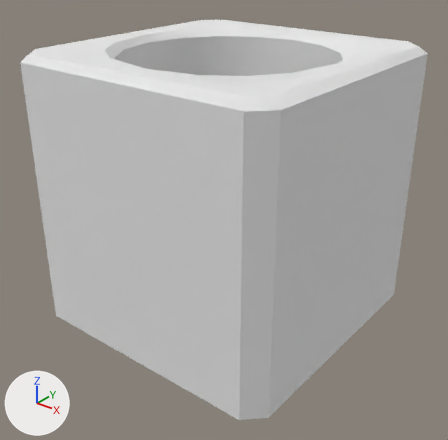
The Blender file Blender/Player.blend, before and after one commit.
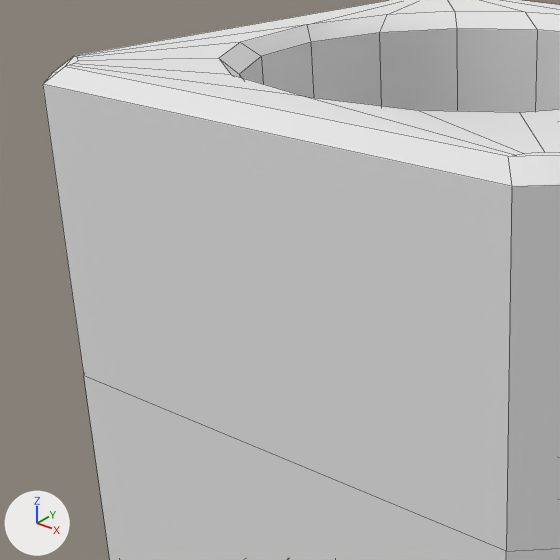
Each version is shown whole from a 50 mm lens placed at (1.274, -1.619, 0.871), pointed at (0.028, -0.062, -0.095), then close up on the part from 0% to 60% of the width and 5% to 66% of the height. Arrows for +X, +Y and +Z are at lower left; the lights stay in place. The close-ups show mesh edges as thin lines.

Script lines for the objects in view, before the commit:
```python
me_cube = bpy.data.meshes.new('Cube')
me_cube.from_pydata(...)  # 144 vertices, 128 faces; spans x -1.0..1.0, y -1.0..1.0, z -1.0..1.0
me_cube.polygons.foreach_set('use_smooth', [True] * 128)
me_cube.materials.append(mat_material)  # white #e7e7e7
ob_cube = bpy.data.objects.new('Cube', me_cube)
ob_cube.location = (0.0, 0.0, 0.0)
ob_cube.scale = (0.495, 0.495, 0.495)
_m = ob_cube.modifiers.new('EdgeSplit', 'EDGE_SPLIT')
_m.split_angle = 0.63
```
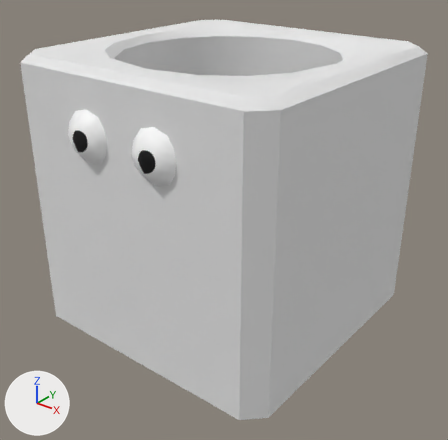
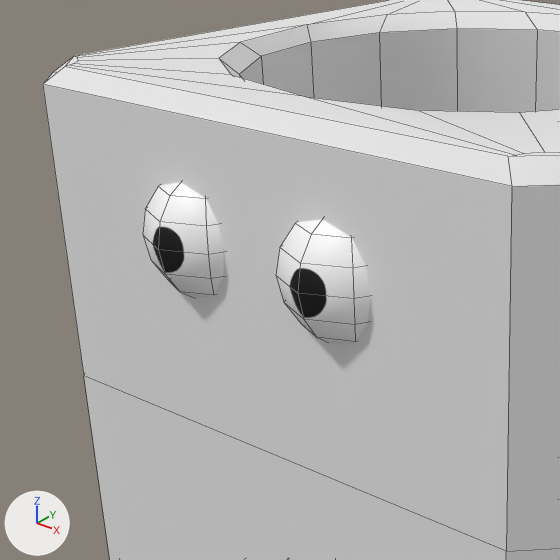
Commit message: Eyes for the player

Boxes [x1, y1, x2, y2] around the edits, measured in the close-ups (560 x 560 px):
'Sphere', added: after [276, 219, 371, 343]
'Sphere.001', added: after [143, 182, 224, 297]

Patch to the scene script:
```diff
--- a/Blender/Player.blend.py
+++ b/Blender/Player.blend.py
@@ img_eye_png @@
+img_eye_png = load_image('eye.png', '../PacjamUnity/Assets/Models/Materials/eye.png', 512, 512, 'sRGB')
@@ mat_eye_png @@
+mat_eye_png = principled_material('eye.png')
+mat_eye_png.texture = img_eye_png
@@ me_sphere @@
+me_sphere.from_pydata(...)  # 37 vertices, 32 faces; spans x -1.0..1.0, y -1.0..0.0, z -1.0..1.0
+me_sphere.polygons.foreach_set('use_smooth', [True] * 32)
+me_sphere.materials.append(mat_eye_png)  # picture img_eye_png
@@ ob_sphere @@
+ob_sphere = bpy.data.objects.new('Sphere', me_sphere)
+ob_sphere.location = (0.136, -0.446, 0.291)
+ob_sphere.scale = (0.0986, 0.0986, 0.0986)
@@ ob_sphere_001 @@
+ob_sphere_001 = bpy.data.objects.new('Sphere.001', me_sphere.copy())
+ob_sphere_001.location = (-0.136, -0.446, 0.291)
+ob_sphere_001.scale = (0.0986, 0.0986, 0.0986)
```
